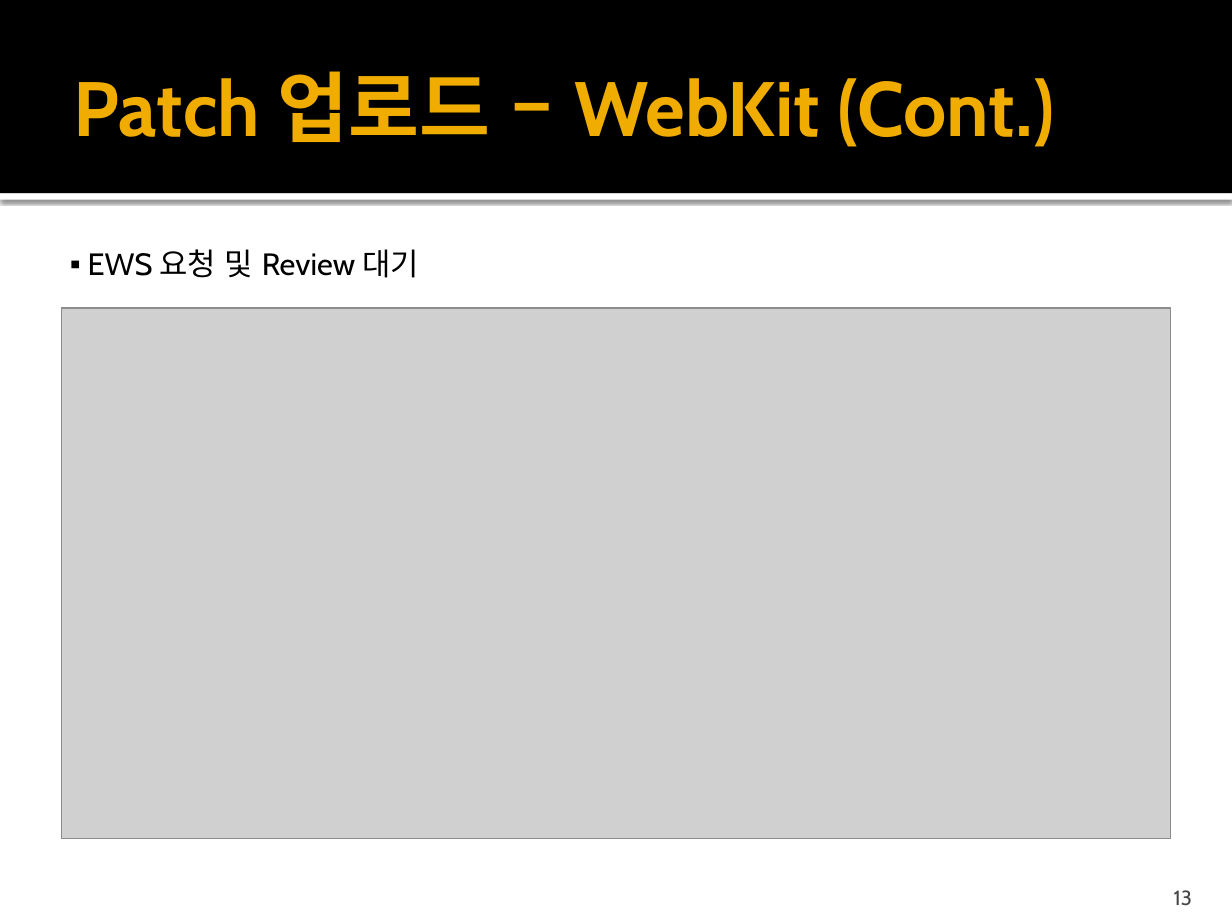
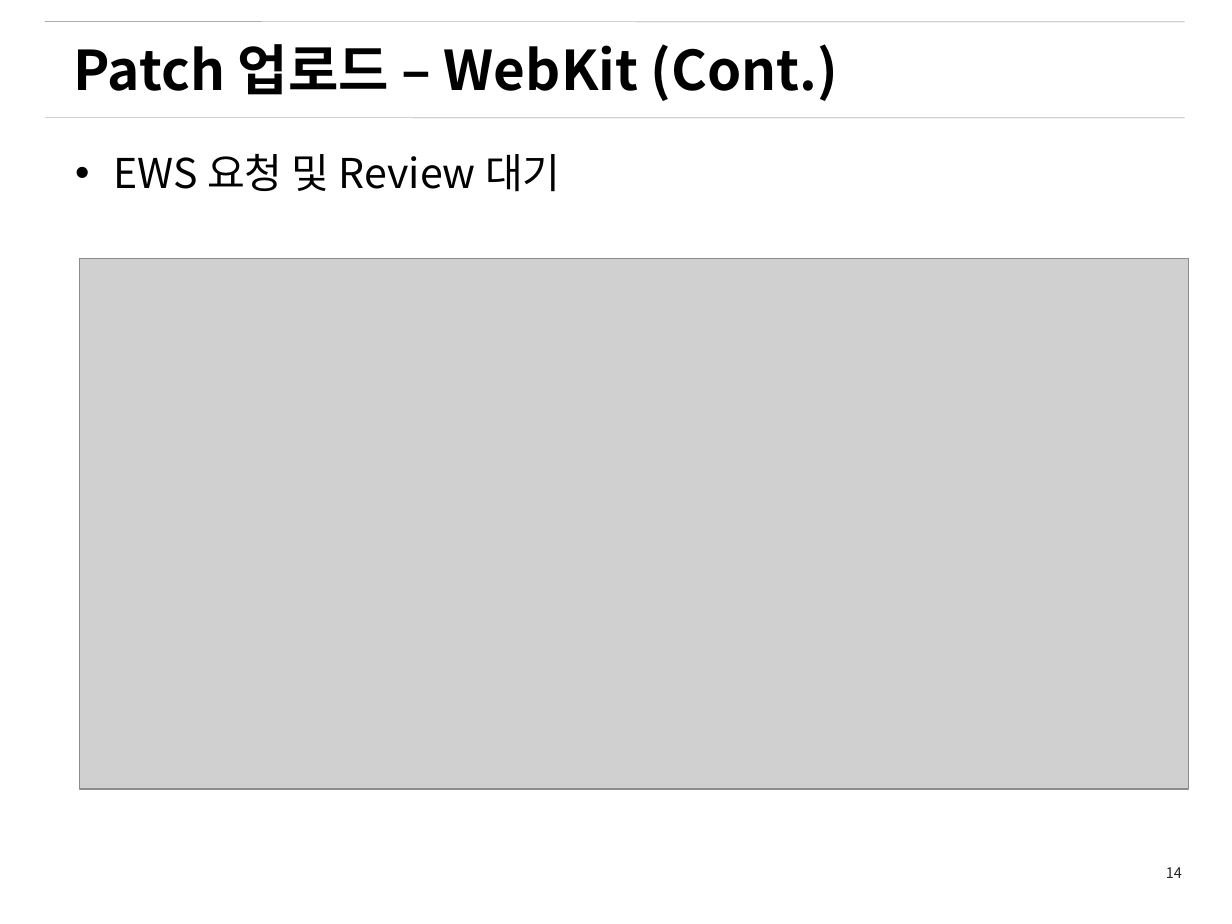
Before and after one commit to Gyuyoung/document, a slide deck: slide 14 of WebKitChromiumContributionProcess.pptx (slide 13 before the commit). Drawn at 1232x924 pixels with LibreOffice and Linux fonts; fonts in the diff are those of the drawing; grey boxes stand for pictures; background and template pictures are left out. Boxes give left, top, right and bottom in pixels: in the first picture for what was removed or moved away, otherwise in the second. Text is boxed around its words. In the diff, an @@ line names an element or a change of style, - is before the commit and + after.

```diff
--- a/WebKitChromiumContributionProcess.pptx
+++ b/WebKitChromiumContributionProcess.pptx
@@ rectangle removed at (x1=0, y1=0, x2=1232, y2=193) @@
@@ line added from (44, 22) to (1185, 22), #808080 0.26 pt @@
@@ text "Patch 업로드 – WebKit (Cont.)" at (x1=74, y1=44, x2=838, y2=101): size 45 to 32 pt, font Cabin to Noto Sans CJK KR, text colour #F0AD00 to #000000 @@
@@ line added from (44, 118) to (1185, 118), #808080 0.26 pt @@
@@ text "EWS 요청 및 Review 대기" moved from (x1=88, y1=249, x2=419, y2=278) to (x1=113, y1=154, x2=561, y2=192) @@
@@ text "EWS 요청 및 Review 대기" at (x1=113, y1=154, x2=561, y2=192): size 18 to 24 pt, font Cabin to Noto Sans CJK KR; bullet ▪ to • @@
@@ rectangle removed at (x1=0, y1=193, x2=1232, y2=200) @@
@@ picture moved from (x1=62, y1=308, x2=1170, y2=839) to (x1=80, y1=259, x2=1189, y2=790) @@
@@ page number added at (x1=1166, y1=867, x2=1182, y2=878), 8.5 pt, text #262626 @@
+14
@@ page number removed at (x1=1174, y1=890, x2=1192, y2=906) @@
-13
```
Also in this commit, not shown: 18 other slides changed, 6 slides added, 1 slide removed.
